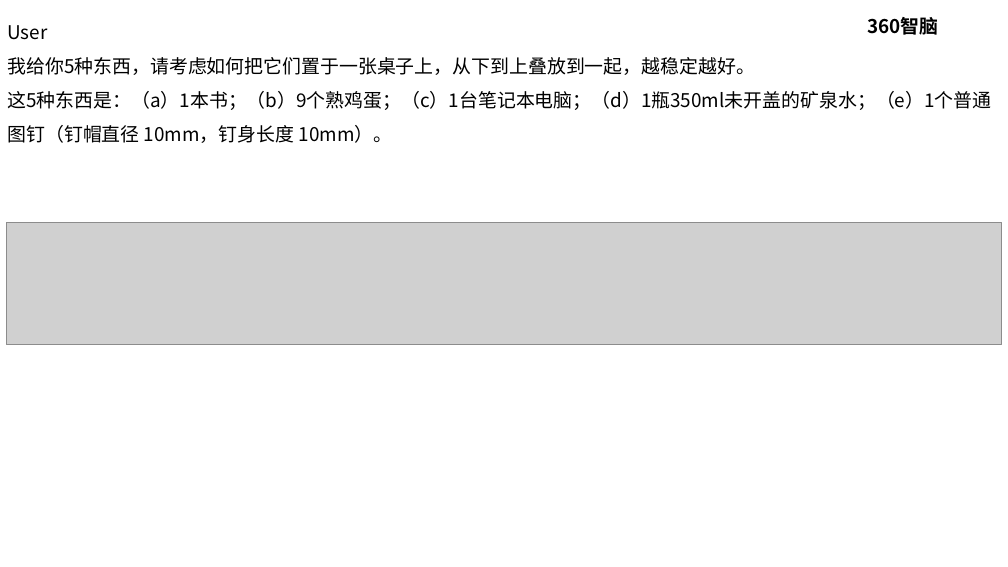
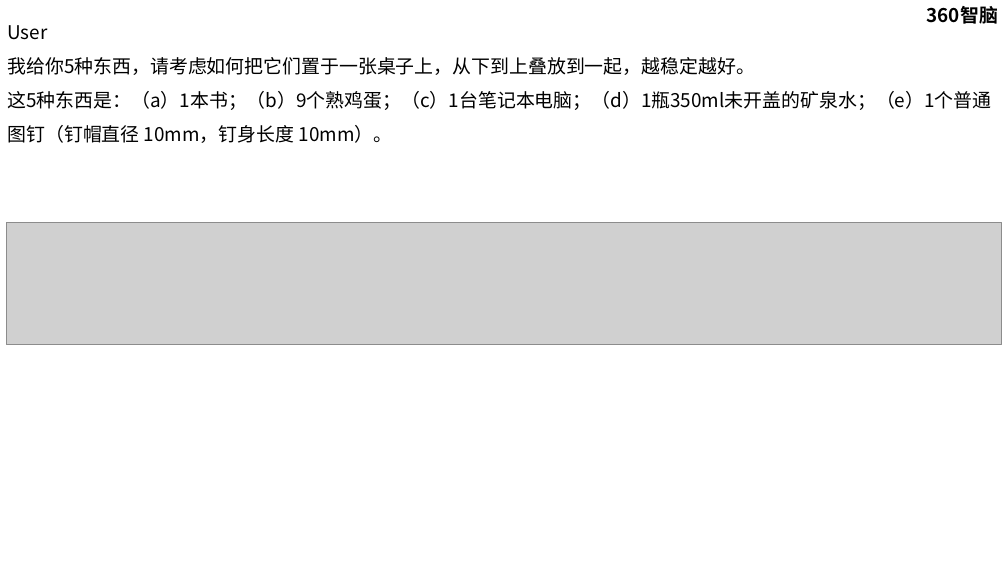
Before and after one commit to d0ubtfire/LLM_Evaulation, a slide deck: slide 19 of 对比大模型/常识知识/叠放物品/LLM的常识知识_测试_叠放物品_稳定性.pptx. Drawn at 1008x567 pixels with LibreOffice and Linux fonts; fonts in the diff are those of the drawing; grey boxes stand for pictures. Boxes give left, top, right and bottom in pixels: in the first picture for what was removed or moved away, otherwise in the second. Text is boxed around its words. In the diff, an @@ line names an element or a change of style, - is before the commit and + after.

```diff
--- a/对比大模型/常识知识/叠放物品/LLM的常识知识_测试_叠放物品_稳定性.pptx
+++ b/对比大模型/常识知识/叠放物品/LLM的常识知识_测试_叠放物品_稳定性.pptx
@@ text "360智脑": place and size @@
-text "360智脑" at (867, 17, 938, 35)
+text "360智脑" at (927, 6, 998, 24)
```
Also in this commit, not shown: 12 other slides changed, 4 slides added, 4 slides removed.
